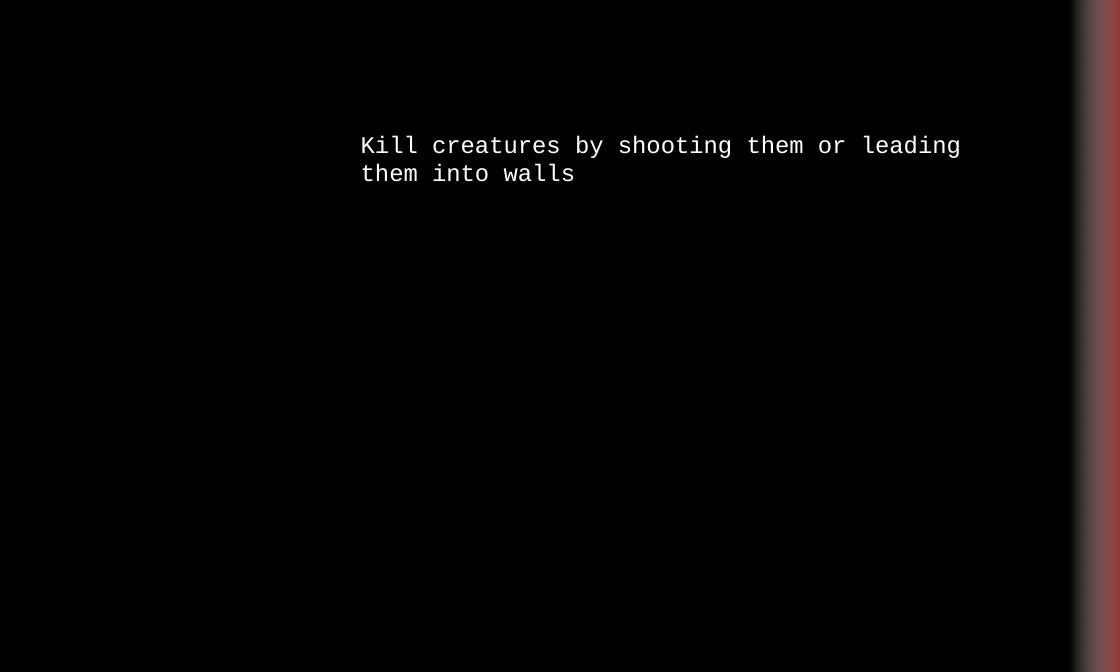
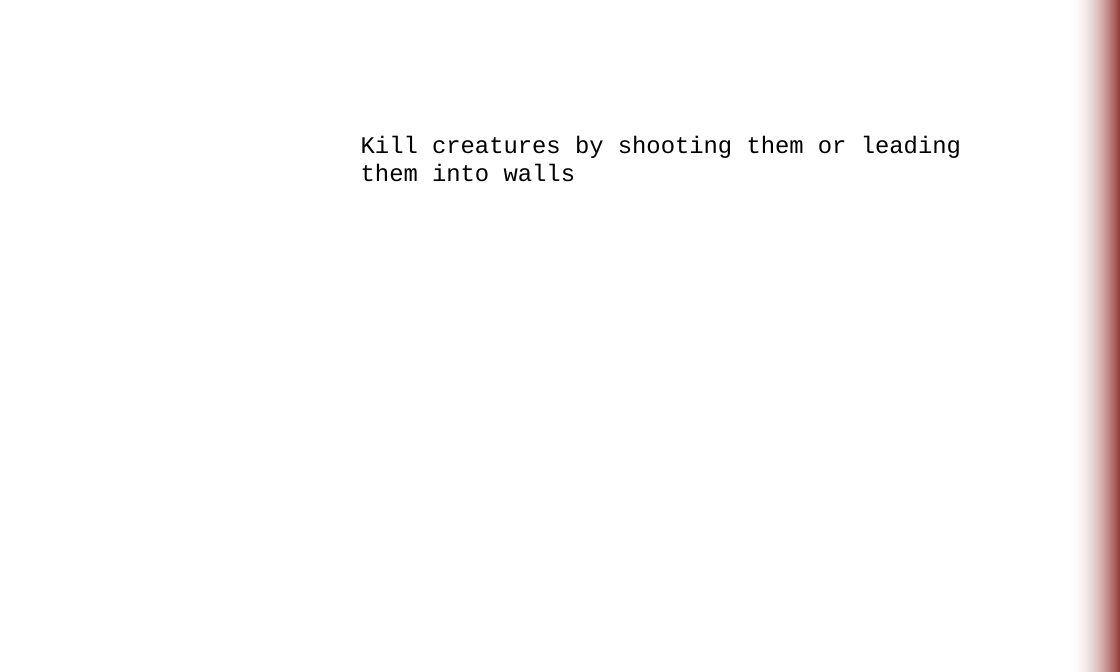
Before and after one commit to cleye/Dr-Darwin, a slide deck: slide 3 of resources/how to.pptx (slide 2 before the commit). Drawn at 1120x672 pixels with LibreOffice and Linux fonts; fonts in the diff are those of the drawing. Boxes give left, top, right and bottom in pixels: in the first picture for what was removed or moved away, otherwise in the second. Text is boxed around its words. In the diff, an @@ line names an element or a change of style, - is before the commit and + after.

```diff
--- a/resources/how to.pptx
+++ b/resources/how to.pptx
@@ background #000000 to #FFFFFF @@
@@ text "Kill creatures by shooting them ..." at (x1=361, y1=135, x2=961, y2=182): text colour #FFFFFF to #000000 @@
```
Also in this commit, not shown: 1 other slide changed, 2 slides added, 6 other files.
